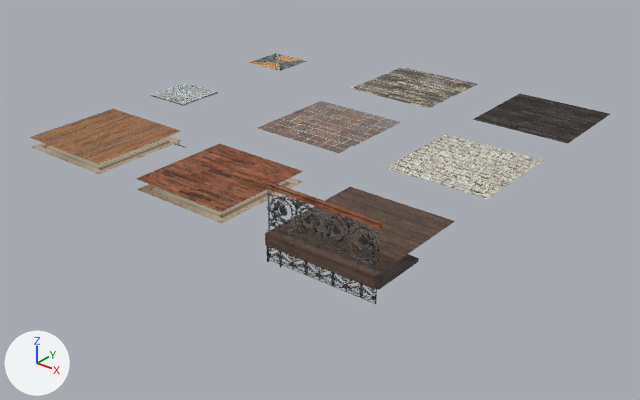
An edit to the Blender file Docs/Blends/AssetsHall.blend, drawn before and after from the same camera.
The view is the same before and after, from a 50 mm lens placed at (9.91, -9.68, 6.18), pointed at (0.88, 1.61, -0.82). Every picture has the same lights, and +X, +Y and +Z are marked at lower left. The older version comes first.

Names of what the first picture shows: 'BordaMadeiraEscura', 'ChaoMadeira', 'ChaoMadeiraAntiga', 'ChaoMadeiraAntigaEscura', 'ChaoMadeiraEscura', 'ChaoMadeiraTabuas', 'ChaoTijolos', 'Coisinha', 'Parapeito', 'ParedePedra', 'Teto1', 'Teto2' and 5 more.
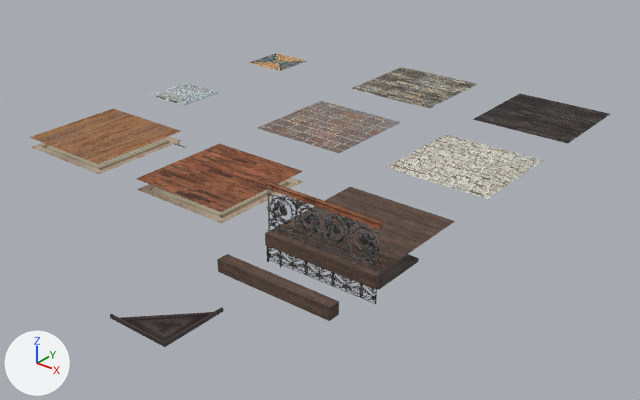
What changed in the scene script:
```text
Change ob_teto4:
    remove ob_teto4.hide_set(True)
Change ob_vigamadeiraescura:
    remove ob_vigamadeiraescura.hide_set(True)
```

What differs and where, as boxes (x1, y1, x2, y2) in the pictures (640 x 400 px):
'VigaMadeiraEscura', shown (brown)
    after: (217, 254, 339, 321)
'Teto4', shown
    after: (110, 307, 224, 347)
